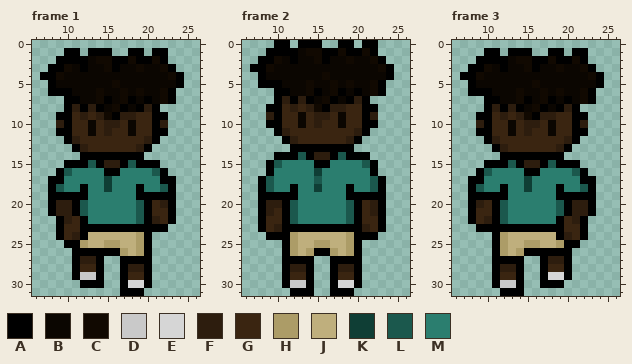
Animated GIF sprite -- Gifs/Mateo_de_frente.gif. The picture above is the old version.
The file is 320x320 pixels, drawn in blocks of 10x10; one block is one cell here. Shown: frame 1: x 6..26, y 0..31; frame 2: x 6..26, y 0..31; frame 3: x 6..26, y 0..31. The commit also changed other frames, which this record leaves out.
Palette (. is transparent): A #000000  B #0b0601  C #110901  D #c9c9c9  E #d6d6d6  F #2d1d0e  G #3a2511  H #ac9c67  J #bfaf7d  K #0f3e35  L #1b584d  M #2b7e6f
Once edited:
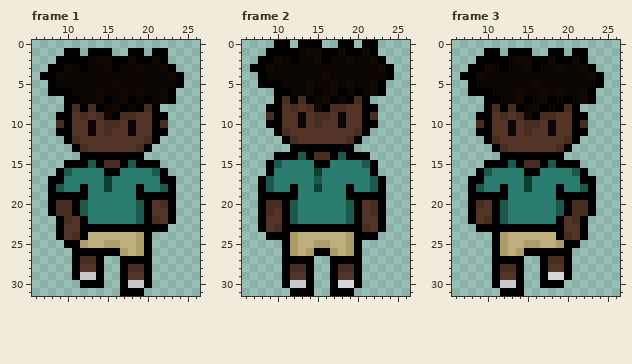
The author wrote: Mudança de cor Cores da pele do Mateo ajustada para parecer com os outros desenhos
The edit:
@@ palette @@
-F #2d1d0e
+F #472c20
-G #3a2511
+G #543426
--- frame 1
@@ x 16..21 @@
 29 .AGGA.
-30 .AEEA.
+30 .ADDA.
 31 .AAA..
